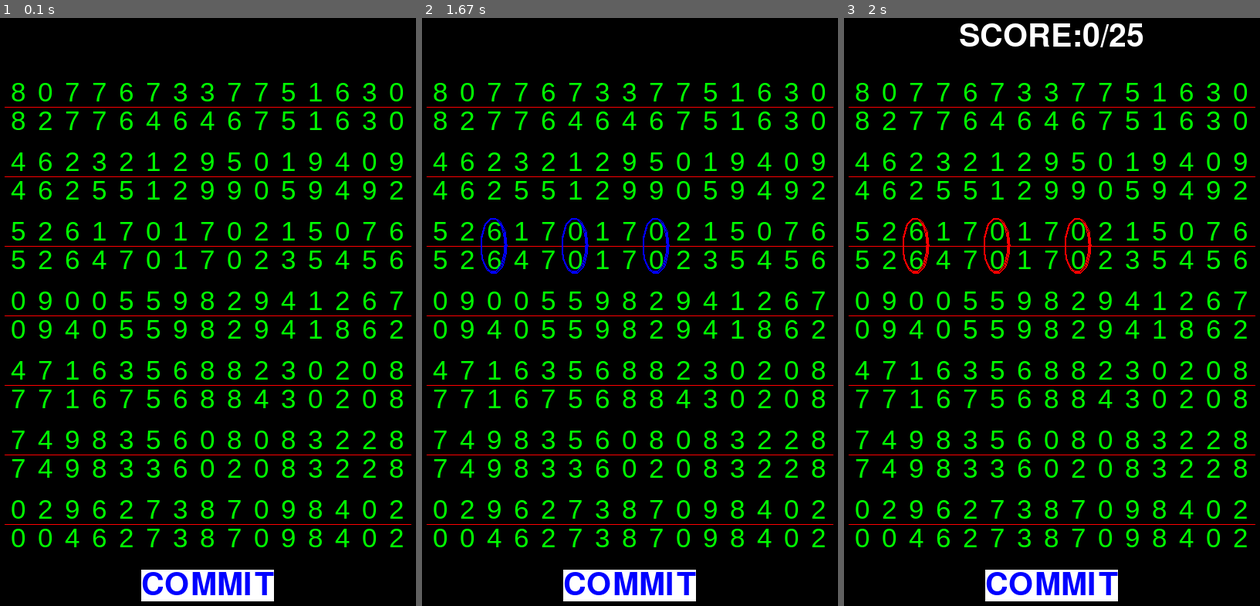
Above: before the commit, frames 1-3 (left to right).
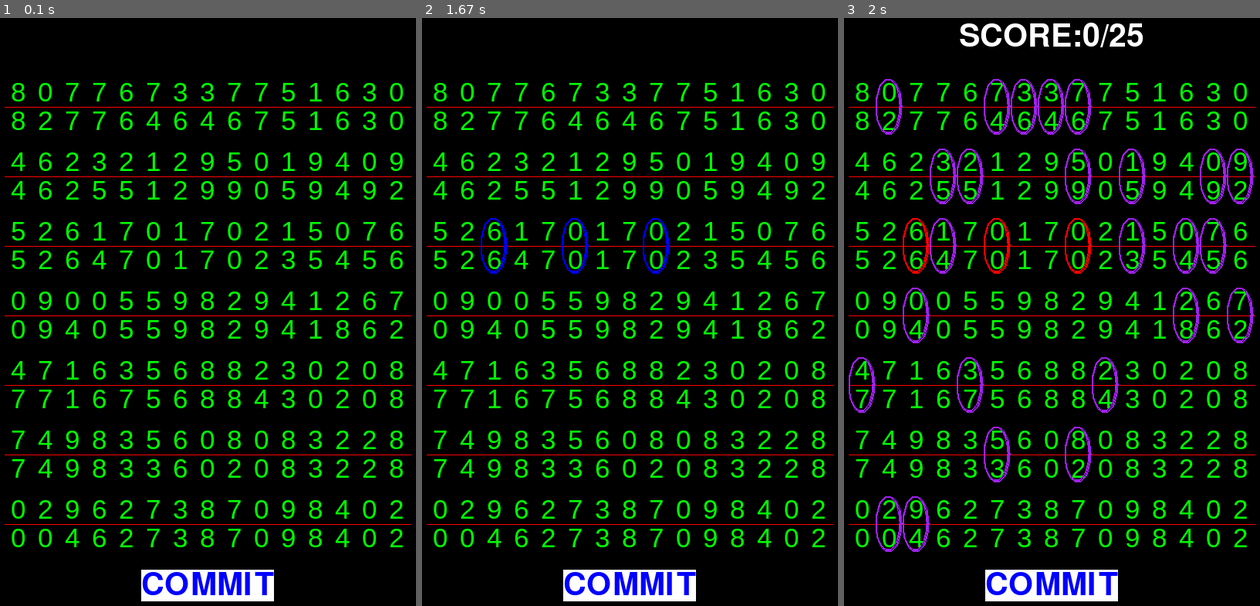
Above: after the commit, the same moments.

Repository: ytqlq/study_pygame
Game: pygame game, started from numpairs.py
Same seed, same stepped clock (60 frames per second), same inputs: the game is played once before the commit and once after it.
Inputs (mouse positions are in pixels of both pictures, inside the frame that each line leads up to):
- Up to frame 1 (0.1 s): no input
- Up to frame 2 (1.67 s): press the mouse at (654, 247) at 0.37 s; move the mouse to (571, 235) at 0.47 s; release the mouse at (484, 229) at 0.6 s
- Up to frame 3 (2 s): press the mouse at (1052, 582) at 1.7 s; move the mouse to (972, 423) at 1.8 s; release the mouse at (893, 264) at 1.93 s

Frames 1-2 are identical in both runs. In frame 3, 2.9% of the frame differs, in the area x 1-99%, y 10-91%.

Commit message:
增加圈示未解答出的答案的功能

Diff:
--- a/numpairs.py
+++ b/numpairs.py
@@ -25,6 +25,7 @@
 commit_w = screen_w/2
 commit_h = 90
 wronganscolor = 'red'
+nongetanscolor = 'purple'
 
 def getanothernum(num):
     falserate = int(9*rate)
@@ -52,7 +53,7 @@
     dessurface.blit(score_sf,score_rect)
     # todo showwrong
 
-def showwrong(list_rect:list[pygame.Rect],currentsurface:pygame.Surface,copysuface:pygame.Surface,color = wronganscolor):
+def showans(list_rect:list[pygame.Rect],currentsurface:pygame.Surface,copysuface:pygame.Surface,color = wronganscolor):
     '''
     圈示错误答案
     '''
@@ -60,6 +61,15 @@
         currentsurface.blit(copysuface,i,i) # 屏幕还原
         pygame.draw.arc(currentsurface,color,i,0,6.28,2)
 
+def analyse_answer(right_answers, answers):
+    not_get = right_answers[:]
+    wrong_ans = []
+    for item in answers:
+        if item in right_answers:
+            not_get.remove(item)
+        else:
+            wrong_ans.append(item)
+    return not_get,wrong_ans
 
 def main():
     pygame.init()
@@ -71,7 +81,8 @@
     block_w = fontsize
     leftspace = (screen_w - block_w * col)//2
     l_flag = [] # 上下两块的合起来的块。存入list.
-    countwrong = 0 # 统计出题时的不一样对的数量，最后输出成绩时使用，表达正确率。
+    # countwrong = 0 # 统计出题时的不一样对的数量，最后输出成绩时使用，表达正确率。
+    right_answer = []
     for i in range(row):
         # l_flag.append([])
         pygame.draw.line(screen, linecolor, (leftspace, topspace + fontsize +fontspace//2+ i * block_h), (screen_w - leftspace, topspace + fontsize +fontspace//2 + i * block_h) )
@@ -80,8 +91,9 @@
             downrect = uprect.move(0, fontsize +fontspace)
 
             upnum, downnum, same = getnumpair()
-            if not same:
-                countwrong += 1
+            # if not same:
+            #     countwrong += 1
+                # right_answer.append
             upnumrect = upnum.get_rect()
             upnumrect.center = uprect.center
             downnumrect = downnum.get_rect()
@@ -97,7 +109,7 @@
     existarcrect = []
     screencp = screen.copy()
     finalscore = 0
-    wronganswerrect = []
+    # wronganswerrect = []
 
     commitfont = pygame.font.Font(None,commit_font_size)
     commitsf = commitfont.render('COMMIT', 1, commit_font_color, commit_bg_color)
@@ -113,19 +125,24 @@
                 # print('Total score:{0}/{1}'.format((finalscore - len(wronganswerrect)),countwrong))
                 sys.exit()
 
-
         mps = pygame.mouse.get_pressed()
         if mps[0]:
             x,y = pygame.mouse.get_pos()
             if commit_font_rect.collidepoint(x,y) and not showscore:
-                showfinalscore(finalscore - len(wronganswerrect), countwrong, screen)
-                showwrong(wronganswerrect,screen,screencp)
+                # no_get_ans = list(set(right_answer) - (set(existarcrect) - set(wronganswerrect)))
+                no_get_ans, wronganswerrect = analyse_answer(right_answer, existarcrect)
+                showfinalscore(finalscore - len(wronganswerrect), len(right_answer), screen)
+                showans(wronganswerrect,screen,screencp)
+                showans(no_get_ans,screen,screencp,color=nongetanscolor)
                 showscore = True
                 # return
                 # print('gg')
 
             for i, same in l_flag:
                 # for i in item:
+                if not same and i not in right_answer:#获取正确答案数据
+                    right_answer.append(i)
+
                 if i.collidepoint(x,y):
                     # print('mousepressed.')
                     # pygame.draw.ellipse(screen,'red',i)
@@ -135,8 +152,8 @@
                             existarcrect.append(arcrect)
                             finalscore += 1
 
-                            if same:
-                                wronganswerrect.append(arcrect)
+                            # if same:
+                            #     wronganswerrect.append(arcrect)
 
         if mps[2]:# 点右键去掉椭圆标记。
             x,y = pygame.mouse.get_pos()
@@ -146,8 +163,8 @@
                         screen.blit(screencp,r,r)
                         finalscore -= 1
                         existarcrect.remove(r)
-                        if r in wronganswerrect:
-                            wronganswerrect.remove(r)
+                        # if r in wronganswerrect:
+                        #     wronganswerrect.remove(r)
 
 
 
